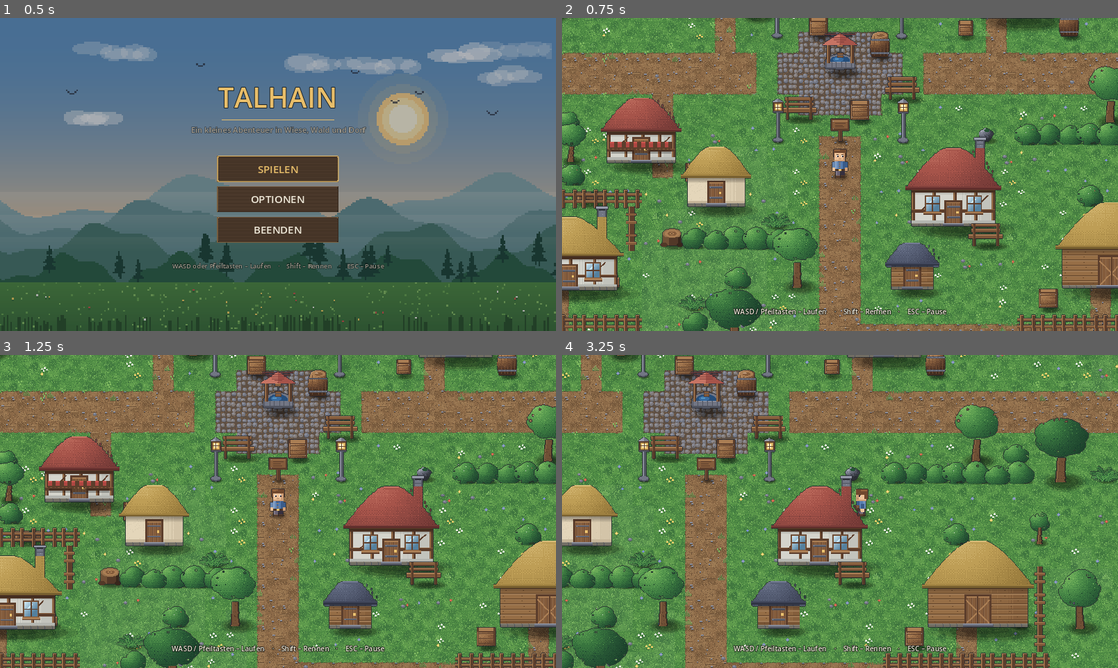
Above: before the commit, frames 1-4 (two rows, left to right).
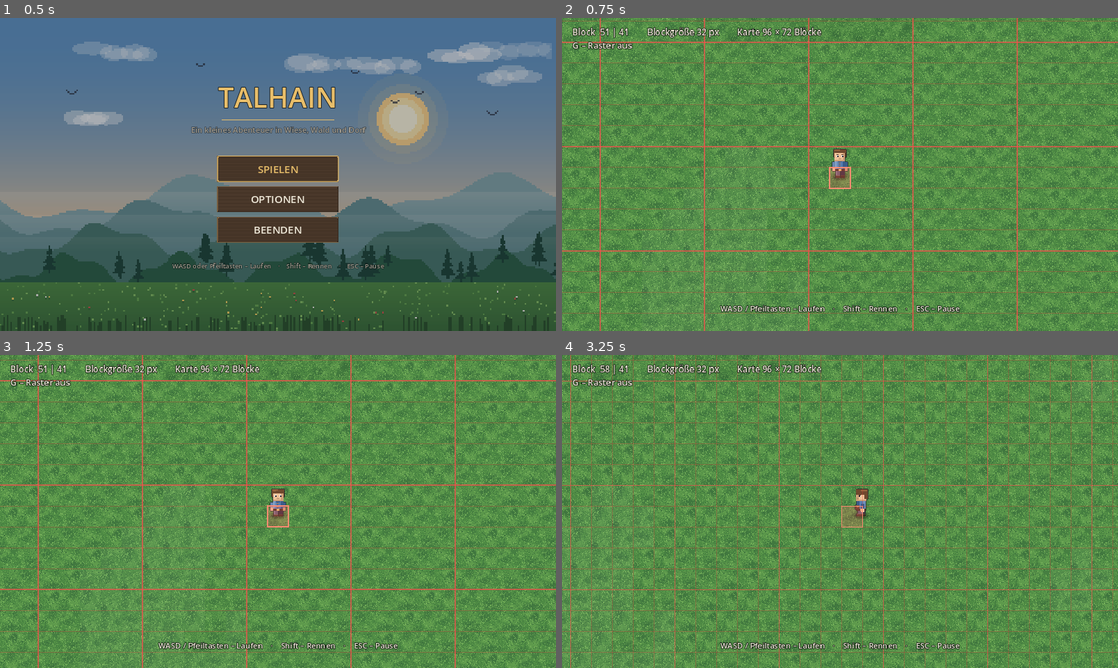
Above: after the commit, the same moments.

Repository: Liouinz/2D-Spiel-
Game: Godot game, scene res://scenes/main.tscn
The game is run twice, just before and just after one commit, with the same random seed, the same clock (stepped at 60 frames per second) and the same inputs.
Inputs (mouse positions are in pixels of both pictures, inside the frame that each line leads up to):
- Up to frame 1 (0.5 s): no input
- Up to frame 2 (0.75 s): click "SPIELEN" at 0.5 s
- Up to frame 3 (1.25 s): no input
- Up to frame 4 (3.25 s): tap Enter at 1.25 s; move the mouse to (962, 495) at 1.27 s; hold D (move_right) 1.28-2 s; hold Shift (run) 1.28-2 s; click (962, 495) at 1.42 s; tap Space at 1.52 s; tap G (toggle_grid, bound only after the commit) at 1.55, 3.05 s; drag from (728, 527) to (812, 574) at 2.02 s; move the mouse to (895, 442) at 2.77 s; hold D (move_right) from 2.78 s (still down); hold Shift (run) from 2.78 s (still down); click (895, 442) at 2.92 s

Frame 1 is identical in both runs. In frame 2, 50% of the frame differs, in the area x 0-100%, y 0-100%; in frame 3, 50%; in frame 4, 48%.

Commit message:
Aufbaumodus: leere Karte mit sichtbarem Blockraster
Fehler behoben: Fichtenstaemme waren fast unsichtbar
Die Stammbreite stand fest auf 3.4 Pixel - ein Wert aus dem 16er-Massstab,
der bei der Verdopplung der Aufloesung nicht mitskaliert wurde. Auf einem
inzwischen 66 Pixel breiten Baum blieb davon ein Faden uebrig, der wie ein
fehlender Stamm aussieht. Die Breite haengt jetzt an der Baumbreite
(w * 0.115). Die Birke war mit 5 Pixeln auf 68 Pixel Breite ebenfalls zu
duenn und steht jetzt auf 4.2 * scale.

Neuer Aufbaumodus (Config.EMPTY_WORLD, standardmaessig an)
- Die Karte ist leer: nur Boden, keine Requisiten, keine Wege, kein Dorf
- Unsichtbare Wand am Kartenrand, die Figur bleibt in der Welt
- Rotes Blockraster ueber der ganzen Karte, jede fuenfte Linie kraeftiger
- Der Block unter der Figur ist hervorgehoben, der Weltrand orange umrandet
- Anzeige oben links: aktueller Block, Blockgroesse, Kartengroesse
- G schaltet das Raster um
- Es wird nur der sichtbare Ausschnitt gezeichnet

Ein Block ist 32 x 32 Pixel, die Karte 96 x 72 Bloecke. Ein kleines
Wohnhaus belegt damit rund 3 x 3 Bloecke, die Scheune 5 x 3.

Nichts wurde geloescht: Insel, Dorf, Wald, Wege, Kueste und alle Requisiten
bleiben im Code und kommen mit EMPTY_WORLD = false unveraendert zurueck.
Spielerfigur, Animationen, Kamera, Kollision, Menues und Ton sind
unberuehrt.

Selbsttest verzweigt nach Modus und prueft im Aufbaumodus die leere Karte,
die Randwand und das sichtbare Raster. 32 Pruefungen gruen, Weltaufbau
800 ms.

Co-Authored-By: Claude Opus 5 <noreply@anthropic.com>
Claude-Session: https://claude.ai/code/session_01HgYAB6E32DDv1UqE7nxM7u

Diff:
--- a/src/core/config.gd
+++ b/src/core/config.gd
@@ -8,6 +8,18 @@
 const MAP_W := 96                     ## Weltbreite in Kacheln
 const MAP_H := 72                     ## Welthöhe in Kacheln
 const WORLD_SEED := 20260904          ## fester Seed -> reproduzierbare Welt
+
+## Aufbaumodus. true = leere Karte mit sichtbarem Blockraster; damit lässt sich
+## planen, welches Objekt später wie viele Blöcke belegt. Auf false entsteht
+## wieder die komplette Insel mit Dorf, Wald, Wegen und Küste — der Code dafür
+## bleibt vollständig erhalten.
+const EMPTY_WORLD := true
+
+## Blockraster beim Start sichtbar. Im Spiel mit G umschaltbar.
+const SHOW_BLOCK_GRID := true
+
+## Jede wie vielte Blocklinie wird kräftiger gezeichnet (erleichtert Zählen).
+const GRID_MAJOR := 5
 
 const PLAYER_SPEED := 124.0           ## Gehen (px/s)
 const PLAYER_RUN_SPEED := 216.0       ## Rennen (px/s)
@@ -31,6 +43,7 @@
 		"move_left": [KEY_A, KEY_LEFT],
 		"move_right": [KEY_D, KEY_RIGHT],
 		"run": [KEY_SHIFT],
+		"toggle_grid": [KEY_G],
 	}
 	for action: String in actions:
 		if not InputMap.has_action(action):
--- a/src/dev/self_test.gd
+++ b/src/dev/self_test.gd
@@ -75,12 +75,21 @@
 	var counts := {}
 	for i in map.tiles.size():
 		counts[map.tiles[i]] = counts.get(map.tiles[i], 0) + 1
-	_check(counts.size() >= 6, "Karte enthält mehrere Bereiche (%d Typen)" % counts.size())
-	for t in [MapData.Tile.GRASS, MapData.Tile.FOREST, MapData.Tile.WATER, MapData.Tile.PATH, MapData.Tile.SAND]:
-		_check(counts.get(t, 0) > 20, "Bereich %d vorhanden" % t)
+	if Config.EMPTY_WORLD:
+		_check(counts.size() == 1 and counts.has(MapData.Tile.GRASS), "Karte ist leer (nur Boden)")
+		_check(world.get_node("Sorted").get_child_count() == 1, "Keine Requisiten auf der Karte")
+		_check(map.is_solid(0, 10) and map.is_solid(Config.MAP_W - 1, 10),
+			"Unsichtbare Wand am Kartenrand")
+		var g: GridOverlay = world.grid
+		_check(g != null and g.visible, "Blockraster ist sichtbar")
+		_check(g.z_index > 100, "Raster liegt über der Welt")
+	else:
+		_check(counts.size() >= 6, "Karte enthält mehrere Bereiche (%d Typen)" % counts.size())
+		for t in [MapData.Tile.GRASS, MapData.Tile.FOREST, MapData.Tile.WATER, MapData.Tile.PATH, MapData.Tile.SAND]:
+			_check(counts.get(t, 0) > 20, "Bereich %d vorhanden" % t)
 	var spawn_tile := Vector2i(int(player.position.x) / Config.TILE, int(player.position.y) / Config.TILE)
 	_check(not map.is_solid(spawn_tile.x, spawn_tile.y), "Startpunkt ist begehbar")
-	_check(world.get_node("Collision").get_child_count() > 10, "Kollisionsformen gebaut (%d)" %
+	_check(world.get_node("Collision").get_child_count() > 3, "Kollisionsformen gebaut (%d)" %
 		world.get_node("Collision").get_child_count())
 	await _shot("02_dorf")
 
@@ -100,21 +109,22 @@
 	_check(cam.global_position.distance_to(player.global_position) < Config.TILE * 3.0, "Kamera folgt dem Spieler")
 	_check(cam.limit_right == Config.world_size_px().x, "Kameragrenzen gesetzt")
 
-	# --- Kollision: gegen Wasser laufen ---
-	var wet := _find_water_shore(map)
-	if wet != Vector2i(-1, -1):
-		player.position = Vector2(wet.x * Config.TILE + 8, wet.y * Config.TILE + 8)
-		player.velocity = Vector2.ZERO
-		await _frames(2)
-		await _drive("move_down", 90)
-		var tile := Vector2i(int(player.position.x) / Config.TILE, int(player.position.y) / Config.TILE)
-		_check(not map.is_solid(tile.x, tile.y), "Spieler läuft nicht ins Wasser")
-	else:
-		_check(false, "Uferkachel gefunden")
-
-	# --- Kollision: gegen einen Baum laufen ---
-	var blocked: bool = await _walk_into_prop(world)
-	_check(blocked, "Requisiten (Baum/Fels/Haus) blockieren")
+	if not Config.EMPTY_WORLD:
+		# --- Kollision: gegen Wasser laufen ---
+		var wet := _find_water_shore(map)
+		if wet != Vector2i(-1, -1):
+			player.position = Vector2(wet.x * Config.TILE + 8, wet.y * Config.TILE + 8)
+			player.velocity = Vector2.ZERO
+			await _frames(2)
+			await _drive("move_down", 90)
+			var tile := Vector2i(int(player.position.x) / Config.TILE, int(player.position.y) / Config.TILE)
+			_check(not map.is_solid(tile.x, tile.y), "Spieler läuft nicht ins Wasser")
+		else:
+			_check(false, "Uferkachel gefunden")
+
+		# --- Kollision: gegen einen Baum laufen ---
+		var blocked: bool = await _walk_into_prop(world)
+		_check(blocked, "Requisiten (Baum/Fels/Haus) blockieren")
 
 	# --- Weltgrenze ---
 	player.position = Vector2(Config.TILE * 4, Config.TILE * 4)
@@ -132,15 +142,23 @@
 	await _frames(6)
 	await _shot("03_wald")
 
-	# Strand / Bucht
-	var beach := _find_beach(map)
-	if beach != Vector2i(-1, -1):
-		player.position = Vector2(beach.x * Config.TILE, beach.y * Config.TILE)
+	var beach := Vector2i(-1, -1)
+	if Config.EMPTY_WORLD:
+		# Aufbaumodus: Raster am Kartenrand zeigen, dort sitzt die Wand
+		player.position = Vector2(Config.TILE * 4, Config.TILE * 4)
 		player.velocity = Vector2.ZERO
 		cam.snap_to_target()
 		await _frames(6)
-		await _shot("04_strand")
-	_check(beach != Vector2i(-1, -1), "Strand mit Wasser vorhanden")
+		await _shot("04_raster_rand")
+	else:
+		beach = _find_beach(map)
+		if beach != Vector2i(-1, -1):
+			player.position = Vector2(beach.x * Config.TILE, beach.y * Config.TILE)
+			player.velocity = Vector2.ZERO
+			cam.snap_to_target()
+			await _frames(6)
+			await _shot("04_strand")
+		_check(beach != Vector2i(-1, -1), "Strand mit Wasser vorhanden")
 
 	_check(world.build_msec < 5000, "Welt lädt zügig (%d ms)" % world.build_msec)
 
--- a/src/gfx/prop_art.gd
+++ b/src/gfx/prop_art.gd
@@ -152,7 +152,7 @@
 static func _deciduous(rng: RandomNumberGenerator, w: int, h: int, ramp: Array,
 		blob_count: int, scale: float, birch: bool = false) -> Dictionary:
 	var img := Pixel.make(w, h)
-	var trunk_w := (5.0 if not birch else 3.0) * scale
+	var trunk_w := (5.0 if not birch else 4.2) * scale
 	var lean := rng.randf_range(-2.5, 2.5)
 	# Die Birke bekommt eine tiefer sitzende, größere Krone — sonst wirkt der
 	# helle Stamm wie ein Pfahl mit einem Blattball obendrauf.
@@ -191,8 +191,10 @@
 	var img := Pixel.make(w, h)
 	var cx := w * 0.5
 	var base := h - 1.0
-	var trunk_top := h * 0.30
-	_trunk(img, cx, base, h * 0.62, 3.4, 0.0, rng, false)
+	# Stammbreite haengt an der Baumbreite. Ein fester Wert war hier der Fehler:
+	# nach der Verdopplung der Aufloesung blieb ein 3-Pixel-Faden uebrig.
+	var trunk_w := w * 0.115
+	_trunk(img, cx, base, h * 0.62, trunk_w, 0.0, rng, false)
 
 	var ramp := [Palette.PINE_HI, Palette.PINE_LIGHT, Palette.PINE, Palette.PINE_DARK, Palette.PINE_DEEP]
 	var top := h * rng.randf_range(0.03, 0.09)
@@ -216,7 +218,7 @@
 
 	var light := Vector2(cx + LIGHT.x * w * 0.5, top + h * 0.15)
 	Pixel.shade_ramp(img, ramp, light, h * 0.95)
-	_trunk(img, cx, base, h * 0.62, 3.4, 0.0, rng, false)
+	_trunk(img, cx, base, h * 0.62, trunk_w, 0.0, rng, false)
 	Pixel.speckle_opaque(img, rng, int(h * 0.4), Palette.PINE_DEEP, int(h * 0.35), int(bottom))
 	Pixel.outline(img, Palette.OUTLINE)
 	return _variant(img, Vector2(4.0, 4.0), Vector2(w * 0.34, w * 0.15))
--- a/src/ui/hud.gd
+++ b/src/ui/hud.gd
@@ -1,42 +1,66 @@
-class_name Hud
 extends CanvasLayer
-## Dezente Steuerungshilfe beim Betreten der Welt. Blendet sich selbst aus.
+## Steuerungshilfe beim Betreten der Welt und — im Aufbaumodus — eine
+## Anzeige, auf welchem Block die Figur gerade steht.
 
 const SHOW_TIME := 7.0
 const FADE_TIME := 1.5
 
+var player: Node2D
+var grid: Node2D
+
 var _label: Label
+var _blocks: Label
 var _time: float = 0.0
 
 func _ready() -> void:
 	layer = 5
-	if not Settings.show_hints:
-		queue_free()
-		return
 	var root := Control.new()
 	root.set_anchors_preset(Control.PRESET_FULL_RECT)
 	root.mouse_filter = Control.MOUSE_FILTER_IGNORE
 	add_child(root)
 
-	_label = Label.new()
-	_label.text = "WASD / Pfeiltasten – Laufen    ·    Shift – Rennen    ·    ESC – Pause"
-	_label.add_theme_font_size_override("font_size", 16)
-	_label.add_theme_color_override("font_color", Palette.UI_TEXT)
-	_label.add_theme_constant_override("outline_size", 5)
-	_label.add_theme_color_override("font_outline_color", Color(0, 0, 0, 0.8))
-	_label.horizontal_alignment = HORIZONTAL_ALIGNMENT_CENTER
-	_label.set_anchors_preset(Control.PRESET_BOTTOM_WIDE)
-	_label.offset_top = -56
-	_label.offset_bottom = -24
-	_label.mouse_filter = Control.MOUSE_FILTER_IGNORE
-	root.add_child(_label)
+	if Settings.show_hints:
+		_label = _make_label(18)
+		_label.set_anchors_preset(Control.PRESET_BOTTOM_WIDE)
+		_label.offset_top = -64
+		_label.offset_bottom = -28
+		_label.horizontal_alignment = HORIZONTAL_ALIGNMENT_CENTER
+		_label.text = "WASD / Pfeiltasten – Laufen    ·    Shift – Rennen    ·    ESC – Pause"
+		root.add_child(_label)
+
+	# Blockanzeige: nur im Aufbaumodus sinnvoll
+	if Config.EMPTY_WORLD:
+		_blocks = _make_label(20)
+		_blocks.set_anchors_preset(Control.PRESET_TOP_LEFT)
+		_blocks.offset_left = 24
+		_blocks.offset_top = 18
+		_blocks.horizontal_alignment = HORIZONTAL_ALIGNMENT_LEFT
+		root.add_child(_blocks)
+
+func _make_label(size: int) -> Label:
+	var l := Label.new()
+	l.add_theme_font_size_override("font_size", size)
+	l.add_theme_color_override("font_color", Palette.UI_TEXT)
+	l.add_theme_constant_override("outline_size", 5)
+	l.add_theme_color_override("font_outline_color", Color(0, 0, 0, 0.85))
+	l.mouse_filter = Control.MOUSE_FILTER_IGNORE
+	return l
 
 func _process(delta: float) -> void:
+	if _blocks != null and is_instance_valid(player):
+		var b := GridOverlay.block_at(player.global_position)
+		var on := is_instance_valid(grid) and grid.visible
+		_blocks.text = "Block  %d | %d        Blockgröße %d px        Karte %d × %d Blöcke\nG – Raster %s" % [
+			b.x, b.y, Config.TILE, Config.MAP_W, Config.MAP_H, "aus" if on else "an"]
+
+	if _label == null:
+		return
 	_time += delta
 	if _time < SHOW_TIME:
 		return
 	var a := 1.0 - (_time - SHOW_TIME) / FADE_TIME
 	if a <= 0.0:
-		queue_free()
+		_label.queue_free()
+		_label = null
 		return
 	_label.modulate.a = a
--- /dev/null
+++ b/src/world/grid_overlay.gd
@@ -0,0 +1,71 @@
+class_name GridOverlay
+extends Node2D
+## Zeichnet das Blockraster der Welt in Rot über die Karte.
+##
+## Das Raster ist im fertigen Spiel unsichtbar — hier wird es absichtlich
+## gezeigt, damit sich planen lässt, wie viele Blöcke ein Objekt belegt.
+## Ein Haus über drei Blöcke Breite und zwei Blöcke Höhe ist dann abzählbar.
+##
+## Umschalten mit G. Gezeichnet wird nur der sichtbare Ausschnitt.
+
+const MINOR := Color(0.90, 0.20, 0.22, 0.30)
+const MAJOR := Color(1.00, 0.30, 0.30, 0.65)
+const PLAYER_FILL := Color(1.00, 0.35, 0.35, 0.22)
+const PLAYER_LINE := Color(1.00, 0.55, 0.45, 0.95)
+const BORDER := Color(1.00, 0.45, 0.20, 0.85)
+
+var camera: GameCamera
+var player: Node2D
+
+func _init() -> void:
+	z_index = 500          ## über allem, auch über Bäumen
+	visible = Config.SHOW_BLOCK_GRID
+
+func _process(_delta: float) -> void:
+	if visible:
+		queue_redraw()
+
+func _unhandled_input(event: InputEvent) -> void:
+	if not event.is_action_pressed("toggle_grid"):
+		return
+	visible = not visible
+	queue_redraw()
+	get_viewport().set_input_as_handled()
+
+## Der Block, auf dem eine Weltposition liegt.
+static func block_at(pos: Vector2) -> Vector2i:
+	return Vector2i(int(floor(pos.x / Config.TILE)), int(floor(pos.y / Config.TILE)))
+
+func _draw() -> void:
+	var t := float(Config.TILE)
+	var rect: Rect2
+	if is_instance_valid(camera):
+		rect = camera.visible_world_rect().grow(t)
+	else:
+		rect = Rect2(Vector2.ZERO, Config.world_size_px())
+	var x0 := maxi(int(rect.position.x / t), 0)
+	var y0 := maxi(int(rect.position.y / t), 0)
+	var x1 := mini(int(rect.end.x / t) + 1, Config.MAP_W)
+	var y1 := mini(int(rect.end.y / t) + 1, Config.MAP_H)
+
+	# Senkrechte Linien
+	for bx in range(x0, x1 + 1):
+		var major := bx % Config.GRID_MAJOR == 0
+		draw_line(Vector2(bx * t, y0 * t), Vector2(bx * t, y1 * t),
+			MAJOR if major else MINOR, 2.0 if major else 1.0)
+	# Waagerechte Linien
+	for by in range(y0, y1 + 1):
+		var major := by % Config.GRID_MAJOR == 0
+		draw_line(Vector2(x0 * t, by * t), Vector2(x1 * t, by * t),
+			MAJOR if major else MINOR, 2.0 if major else 1.0)
+
+	# Weltrand: hier steht die unsichtbare Wand
+	var size := Config.world_size_px()
+	draw_rect(Rect2(t, t, size.x - 2 * t, size.y - 2 * t), BORDER, false, 3.0)
+
+	# Block unter der Spielfigur hervorheben
+	if is_instance_valid(player):
+		var b := block_at(player.global_position)
+		var cell := Rect2(b.x * t, b.y * t, t, t)
+		draw_rect(cell, PLAYER_FILL, true)
+		draw_rect(cell, PLAYER_LINE, false, 2.0)
--- a/src/world/map_data.gd
+++ b/src/world/map_data.gd
@@ -42,8 +42,26 @@
 	if in_bounds(x, y):
 		solid[idx(x, y)] = 1
 
-## Baut die komplette Karte auf: Insel, Regionen, Bucht, Wege, Dorfplatz.
+## Baut die Karte auf. Im Aufbaumodus entsteht eine leere Fläche, sonst die
+## komplette Insel.
 func generate(seed_value: int) -> void:
+	if Config.EMPTY_WORLD:
+		_generate_flat()
+		return
+	_generate_island(seed_value)
+
+## Leere Fläche mit unsichtbarer Wand am Rand. Der Boden bleibt Gras, damit das
+## rote Raster darauf gut lesbar ist.
+func _generate_flat() -> void:
+	for y in H:
+		for x in W:
+			set_tile(x, y, Tile.GRASS)
+	for y in H:
+		for x in W:
+			if x == 0 or y == 0 or x == W - 1 or y == H - 1:
+				block(x, y)
+
+func _generate_island(seed_value: int) -> void:
 	var shape := FastNoiseLite.new()
 	shape.seed = seed_value
 	shape.frequency = 0.035
--- a/src/world/world.gd
+++ b/src/world/world.gd
@@ -7,6 +7,7 @@
 var player: Player
 var camera: GameCamera
 var hud: CanvasLayer
+var grid: GridOverlay
 
 const HudScene := preload("res://src/ui/hud.gd")
 
@@ -109,7 +110,16 @@
 	camera.snap_to_target()
 	water.camera = camera
 
+	# Rotes Blockraster über allem — zeigt das sonst unsichtbare Grid.
+	grid = GridOverlay.new()
+	grid.name = "GridOverlay"
+	grid.camera = camera
+	grid.player = player
+	add_child(grid)
+
 	hud = HudScene.new()
+	hud.player = player
+	hud.grid = grid
 	add_child(hud)
 	build_msec = Time.get_ticks_msec() - started
 	print("Welt aufgebaut in %d ms (%d Objekte, %d Kollisionsformen)" % [
--- a/src/world/world_builder.gd
+++ b/src/world/world_builder.gd
@@ -37,8 +37,10 @@
 	t = _phase("requisiten", t)
 	_occupied.resize(Config.MAP_W * Config.MAP_H)
 	_setup_noise(seed_value)
-	_place_village()
-	_place_nature()
+	# Im Aufbaumodus bleibt die Karte leer — nur Boden und Raster.
+	if not Config.EMPTY_WORLD:
+		_place_village()
+		_place_nature()
 	t = _phase("platzierung", t)
 	ground = GroundTileSet.build(art, seed_value)
 	t = _phase("kachelsatz", t)
@@ -310,6 +312,8 @@
 	var out := PackedInt32Array()
 	out.resize(Config.MAP_W * Config.MAP_H)
 	out.fill(-1)
+	if Config.EMPTY_WORLD:
+		return out
 	var rng := RandomNumberGenerator.new()
 	rng.seed = _rng.seed + 5
 	for y in Config.MAP_H:
Not shown, changed: README.md
